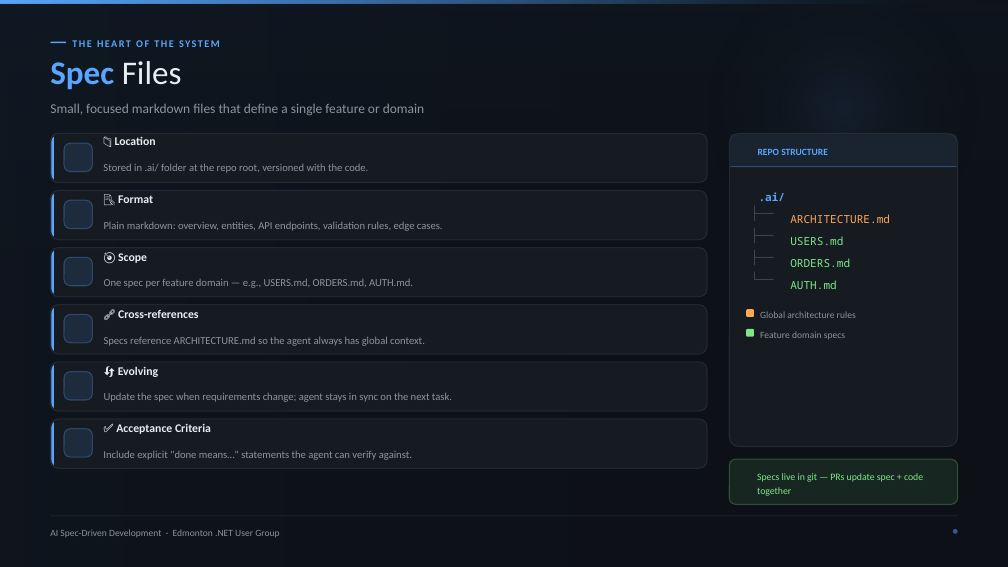
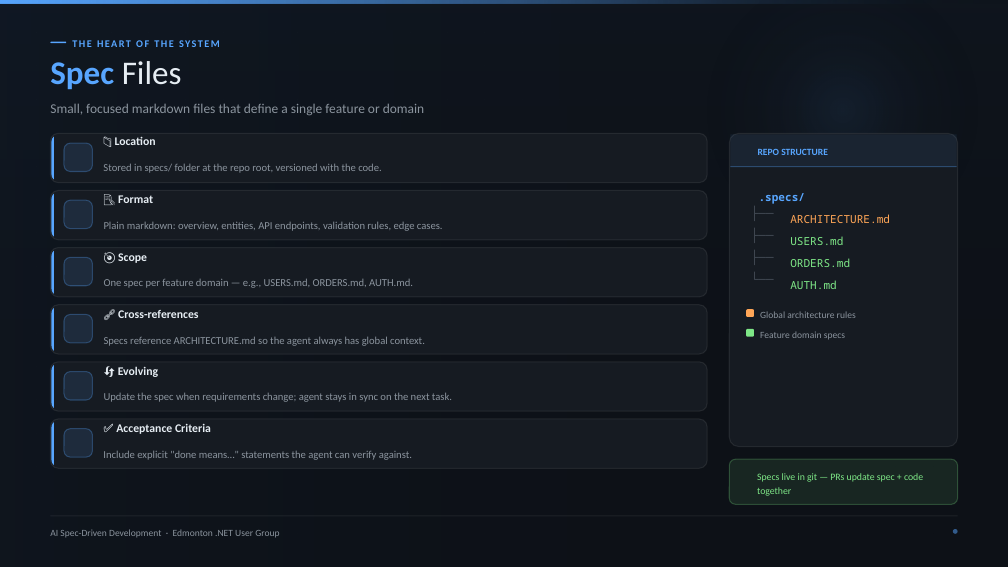
Before and after one commit to michaelchu28/ai-spec-driven-development, a slide deck: slide 7 of AI Spec-Driven Development — Edmonton .NET User Group.pptx. Drawn at 1008x567 pixels with LibreOffice and Linux fonts; fonts in the diff are those of the drawing; background and template pictures are left out. Boxes give left, top, right and bottom in pixels: in the first picture for what was removed or moved away, otherwise in the second. Text is boxed around its words. In the diff, an @@ line names an element or a change of style, - is before the commit and + after.

Commit message:
Update location of spec files

```diff
--- a/AI Spec-Driven Development — Edmonton .NET User Group.pptx
+++ b/AI Spec-Driven Development — Edmonton .NET User Group.pptx
@@ text at [103,136,381,173]: text changed @@
-📁 Location
-Stored in .ai/ folder at the repo root, versioned with the code.
+📁 Location
+Stored in specs/ folder at the repo root, versioned with the code.
@@ text at [759,193,806,204]: text changed @@
-.ai/
+.specs/
```
Also in this commit, not shown: 7 other slides changed, 7 other files.
